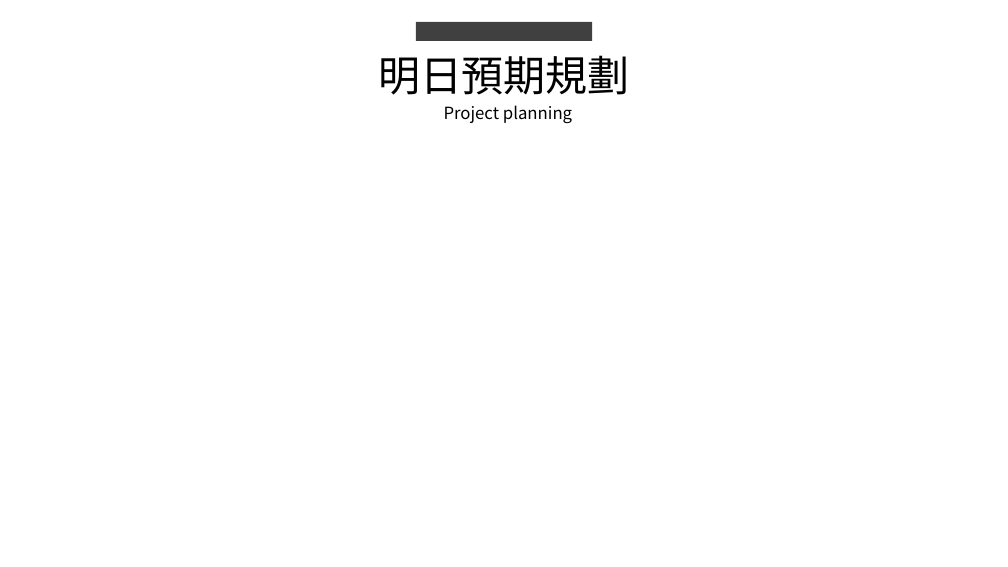
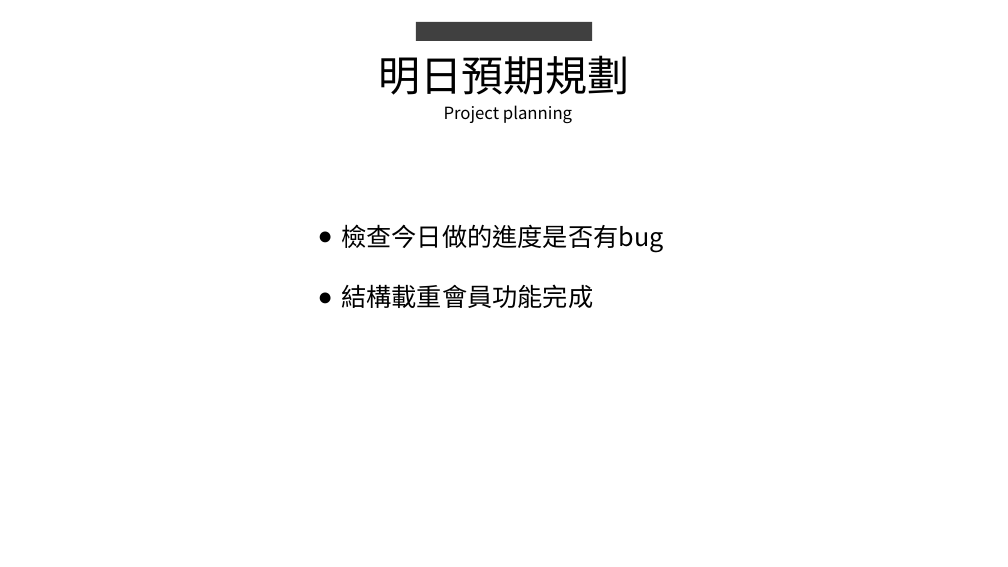
Before and after one commit to king637324/KnowledgeGreenhouseSystem, a slide deck: slide 8 of 工作日報_葉柏漢/2021.09/2021.09.01(加班)~2021.09.02工作日報_葉柏漢.pptx (slide 4 before the commit). Drawn at 1008x567 pixels with LibreOffice and Linux fonts; fonts in the diff are those of the drawing. Boxes give left, top, right and bottom in pixels: in the first picture for what was removed or moved away, otherwise in the second. Text is boxed around its words. In the diff, an @@ line names an element or a change of style, - is before the commit and + after.

```diff
--- a/工作日報_葉柏漢/2021.09/2021.09.01(加班)~2021.09.02工作日報_葉柏漢.pptx
+++ b/工作日報_葉柏漢/2021.09/2021.09.01(加班)~2021.09.02工作日報_葉柏漢.pptx
@@ text added at bbox=[341, 224, 663, 308], 24 pt, text #000000 @@
+● 檢查今日做的進度是否有bug
+● 結構載重會員功能完成
```
Also in this commit, not shown: 2 other slides changed, 4 slides added, 12 other files.
